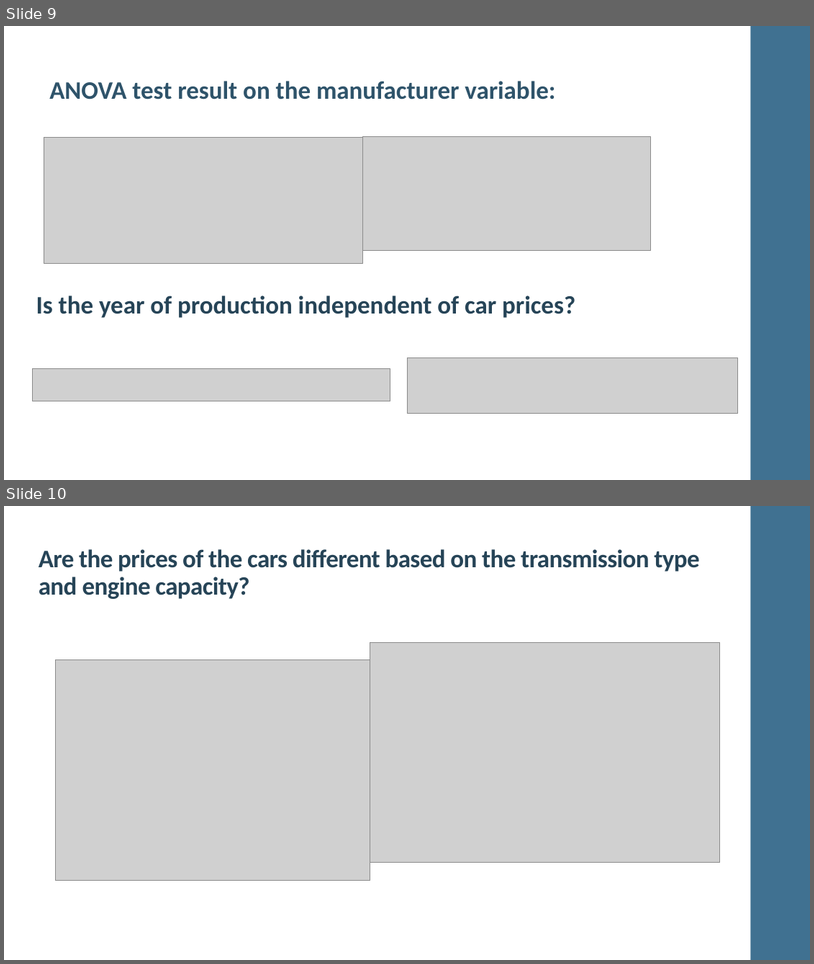
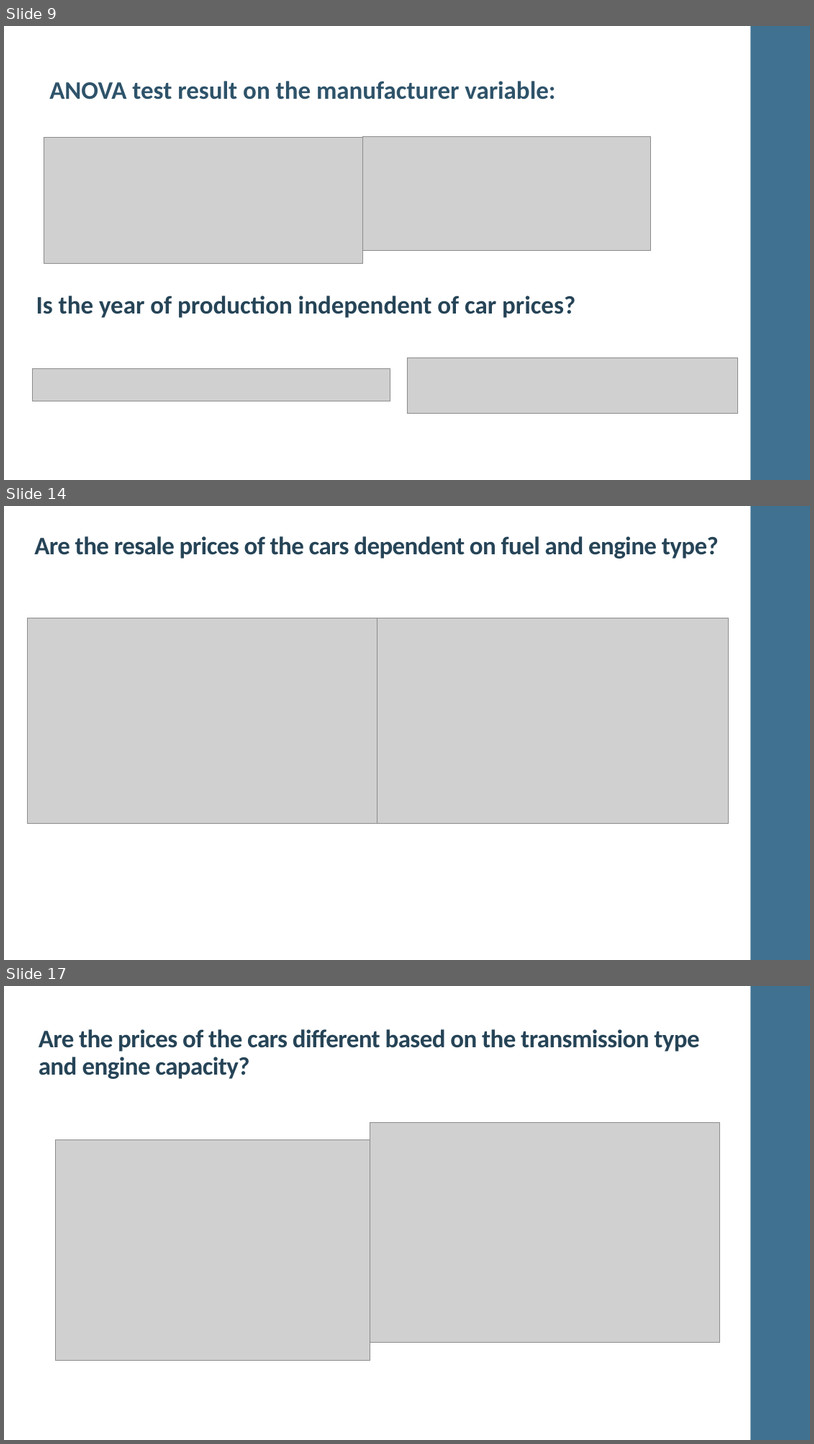
Before and after one commit to MANOJKUMAR1302/22FA_Dataverse_Team08, a slide deck: Team 8_UsedCarsPricePrediction.pptx. Shown one above the other, each under a label of ours: slides 9 and 10 before the commit, slides 9, 14 and 17 after it; the slides between them are not shown. The pictures are 814x964 and 814x1444 pixels, drawn with LibreOffice and Linux fonts; fonts in the diff are those of the drawing; grey boxes stand for pictures. Boxes give left, top, right and bottom in pixels: in the first picture for what was removed or moved away, otherwise in the second. Text is boxed around its words. In the diff, an @@ line names an element or a change of style, - is before the commit and + after.

Commit message:
Update Team 8_UsedCarsPricePrediction.pptx
added all slides

```diff
--- a/Team 8_UsedCarsPricePrediction.pptx
+++ b/Team 8_UsedCarsPricePrediction.pptx
@@ slide 14 added at (4, 506, 810, 960), background #FFFFFF; not listed: 1 template element that a slide beside it also shows @@
@@ text added at (34, 536, 719, 559), 30 pt, text #264457, bold @@
+Are the resale prices of the cars dependent on fuel and engine type?
@@ picture added at (28, 618, 407, 823) @@
@@ picture added at (377, 618, 729, 823) @@
@@ what was slide 10 is now slide 17 @@
```
Also in this commit, not shown: 6 other slides added.
